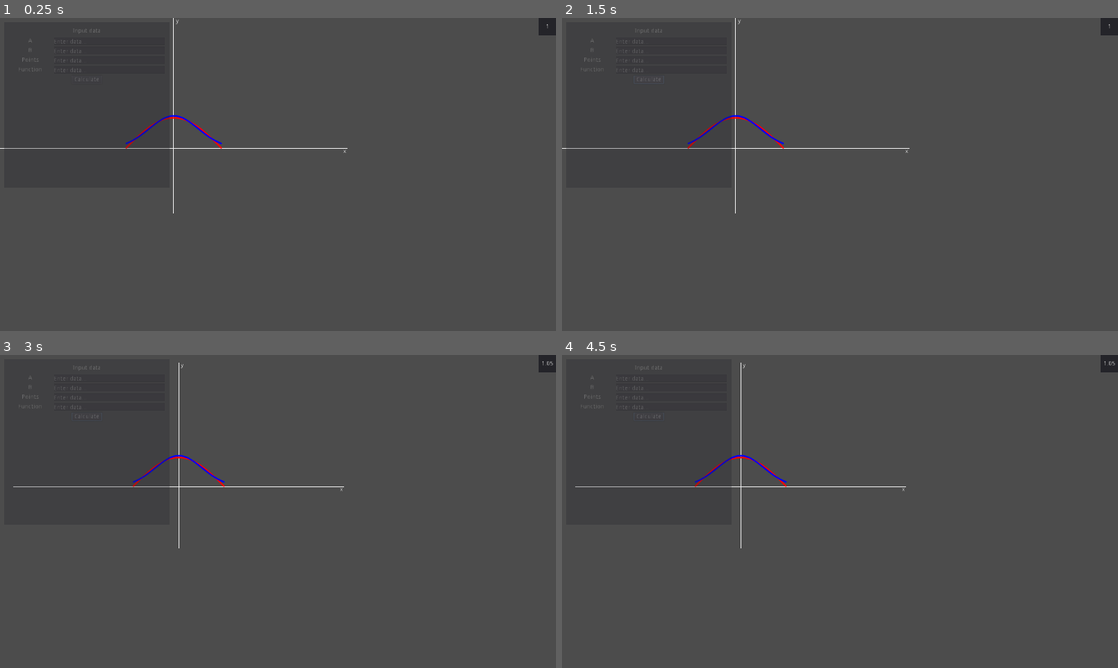
Above: before the commit, frames 1-4 (two rows, left to right).
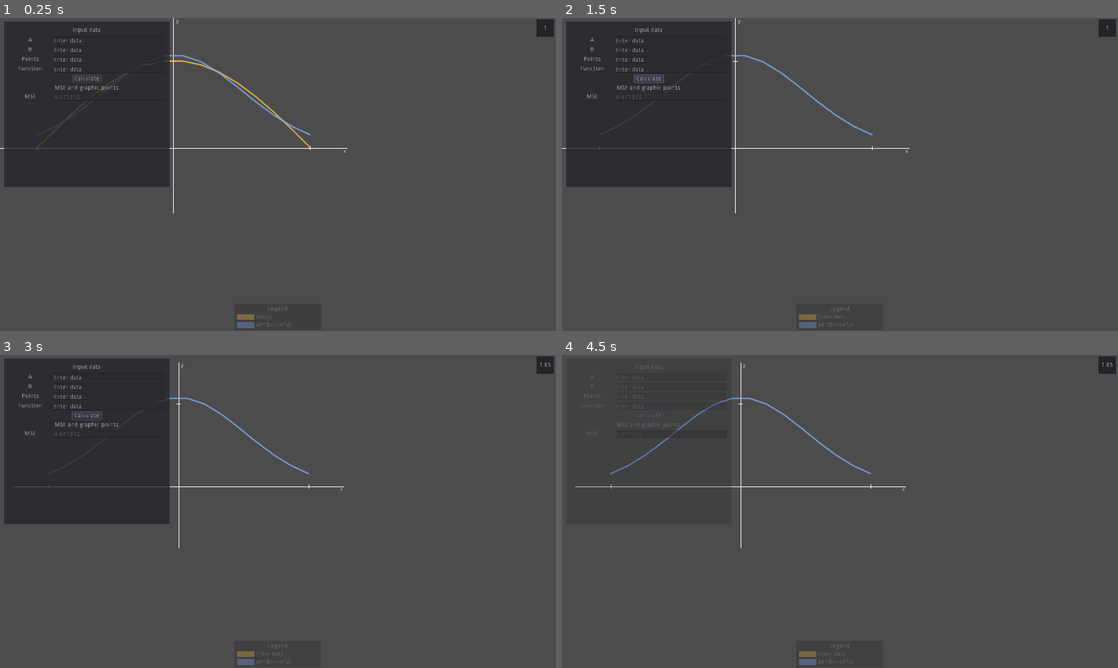
Above: after the commit, the same moments.

Repository: sviatoslav-vilkovych/modeling-physical-processes-with-exp-function
Game: Godot game, scene res://App/Scenes/App.tscn
The game is run twice, just before and just after one commit, with the same random seed, the same clock (stepped at 60 frames per second) and the same inputs.
Inputs (mouse positions are in pixels of both pictures, inside the frame that each line leads up to):
- Up to frame 1 (0.25 s): no input
- Up to frame 2 (1.5 s): click "Calculate" at 0.5 s; click "Calculate" at 1.25 s
- Up to frame 3 (3 s): click "Calculate" at 2 s; tap Enter at 2.75 s; move the mouse to (400, 495) at 2.77 s; tap Mouse wheel down (wheel_down) at 2.85 s
- Up to frame 4 (4.5 s): tap Mouse wheel up (wheel_up) at 3.05, 3.6 s; tap Space at 3.5 s; move the mouse to (728, 527) at 3.52 s; tap Mouse wheel down (wheel_down) at 3.8, 4.35 s; tap Enter at 4.25 s; move the mouse to (895, 442) at 4.27 s

The runs differ from the first frame. In frame 1, 1.3% of the frame differs, in the area x 0-100%, y 0-100%; in frame 2, 1.2%; in frame 3, 1.2%; in frame 4, 0.8%.
Error in both runs: Division By Zero in operator '/'. (res://App/Scripts/Math.gd:94)

Commit message:
Fix bug with zoom. Add MSE, legend, axis lines.

Diff:
--- a/App/Scripts/Camera2D.gd
+++ b/App/Scripts/Camera2D.gd
@@ -1,10 +1,4 @@
 extends Camera2D
-
-
-# Declare member variables here. Examples:
-# var a = 2
-# var b = "text"
-
 
 # Called when the node enters the scene tree for the first time.
 func _ready():
@@ -14,8 +8,10 @@
 # Called every frame. 'delta' is the elapsed time since the previous frame.
 func _process(_delta):
 	if Input.is_action_just_released('wheel_down'):
-			self.zoom.x += 0.05
-			self.zoom.y += 0.05
+			self.zoom.x = stepify(self.zoom.x + 0.05, 0.01)
+			self.zoom.y = stepify(self.zoom.y + 0.05, 0.01)
+			Singleton.zoom = self.zoom
 	if Input.is_action_just_released('wheel_up') and self.zoom.x > 0.05:
-			self.zoom.x -= 0.05
-			self.zoom.y -= 0.05
+			self.zoom.x = stepify(self.zoom.x - 0.05, 0.01)
+			self.zoom.y = stepify(self.zoom.y - 0.05, 0.01)
+			Singleton.zoom = self.zoom
--- a/App/Scripts/Math.gd
+++ b/App/Scripts/Math.gd
@@ -208,11 +208,11 @@
 static func actual_function(x):
 	# Actual function, we try to approximate with
 	# exponential function with three parameters.
-	if (Singleton.actual_function == "cosx"):
+	if (Singleton.actual_function == "cos(x)"):
 		return cos(x)+0.01 # 3*(x)*x+2*x-5
-	elif (Singleton.actual_function == "sinx"):
+	elif (Singleton.actual_function == "sin(x)"):
 		return sin(x)
-	elif (Singleton.actual_function == "3x^2+2x-5"):
+	elif (Singleton.actual_function == "3*x^2+2*x-5"):
 		return 3*(x)*x+2*x-5;
 
 static func multiple_matrix(a : Array, b : Array) -> Array:
--- a/App/Scripts/Plot.gd
+++ b/App/Scripts/Plot.gd
@@ -5,7 +5,7 @@
 onready var XSplitPoint;
 onready var YSplitPoint;
 
-var ScalePlot = 70
+var ScalePlot = 200
 var DataCrv = Curve2D.new()
 var ApproximationCrv = Curve2D.new()
 var NoiseRng = RandomNumberGenerator.new()
@@ -21,8 +21,6 @@
 	print("| XSplitPoint=" + String(XSplitPoint) + ", YSplitPoint=" + String(YSplitPoint));
 	self.add_child(Utility.add_plot_label("x", Vector2(ScreenSizeOnStart.x - 10, YSplitPoint)));
 	self.add_child(Utility.add_plot_label("y", Vector2(XSplitPoint + 5, 0)));
-
-
 
 	# newton
 	#newit(approximation_data, abc, data);
@@ -51,12 +49,38 @@
 		var abc = Math.calculate_approximation_plot_data_parameters(data[0], data[1], false)
 		var approximation_data = Math.generate_approximation_plot_data(data[0], abc[0], abc[1], abc[2])
 		fill_crv(ApproximationCrv, approximation_data[0], Utility.apply_y_mirror(approximation_data[1]))
-		self.update();
+		# calculate MSE
+		var mse = 0
+		for i in range(approximation_data.size()):
+			mse += pow(approximation_data[1][i] - data[1][i], 2)
+		mse = mse / approximation_data.size();
+		get_node("/root/App/CanvasLayer/Interface/Input/Panel/MarginContainer/VBoxContainer/MSE_Container/TextEdit").set_text(String(mse));
+	self.update();
 
 func _on_Plot_draw():
 	draw_axes()
+	draw_sticks()
 	draw_data_plot()
 	draw_approximation_plot()
+
+func draw_sticks():
+	draw_x_sticks();
+	draw_y_sticks();
+	pass
+
+func draw_x_sticks():
+	var starting_point = Vector2(0 + int(XSplitPoint) % int(PI/2*ScalePlot), YSplitPoint);
+	while (starting_point.x < ScreenSizeOnStart.x):
+		draw_line(Vector2(starting_point.x, starting_point.y - 5), Vector2(starting_point.x, starting_point.y + 5), Color.whitesmoke)
+		starting_point += Vector2(int(PI/2*ScalePlot), 0)
+	pass
+func draw_y_sticks():
+	var starting_point = Vector2(XSplitPoint, 0 + int(YSplitPoint) % int(ScalePlot));
+	while (starting_point.y < ScreenSizeOnStart.y):
+		draw_line(Vector2(starting_point.x - 5, starting_point.y), Vector2(starting_point.x + 5, starting_point.y), Color.whitesmoke)
+		starting_point += Vector2(0, int(ScalePlot))
+	pass
+
 
 func draw_axes():
 	# x-axis
@@ -65,11 +89,11 @@
 	draw_line(Vector2(XSplitPoint, 0), Vector2(XSplitPoint, ScreenSizeOnStart.y), Color.whitesmoke)
 
 func draw_data_plot():
-	draw_polyline(DataCrv.get_baked_points(), Color.red, 2, true);
+	draw_polyline(DataCrv.get_baked_points(), Color8(255, 199, 69, 150), 2, true);
 	pass
 
 func draw_approximation_plot():
-	draw_polyline(ApproximationCrv.get_baked_points(), Color.blue, 2, true);
+	draw_polyline(ApproximationCrv.get_baked_points(), Color8(138, 174, 255, 150), 2, true);
 	pass
 
 func fill_crv(crv : Curve2D, x : Array, y : Array):
--- a/App/Scripts/Singleton.gd
+++ b/App/Scripts/Singleton.gd
@@ -3,4 +3,6 @@
 var a = -PI/2 + 0.000001;
 var b = PI/2 - 0.000001;
 var points = 16;
-var actual_function = "cosx"
+var actual_function = "cos(x)"
+var approximation_function = "ae^(bx+cx^2)"
+var zoom = Vector2(1,1)
--- a/Interface/Scenes/Input.tscn
+++ b/Interface/Scenes/Input.tscn
@@ -1,7 +1,6 @@
-[gd_scene load_steps=4 format=2]
+[gd_scene load_steps=3 format=2]
 
 [ext_resource path="res://Interface/Scripts/TextEdit.gd" type="Script" id=1]
-[ext_resource path="res://Interface/Scripts/Panel.gd" type="Script" id=2]
 [ext_resource path="res://Interface/Scripts/Calculate_Button.gd" type="Script" id=3]
 
 [node name="Input" type="MarginContainer"]
@@ -24,7 +23,6 @@
 margin_right = 390.0
 margin_bottom = 390.0
 mouse_filter = 1
-script = ExtResource( 2 )
 
 [node name="MarginContainer" type="MarginContainer" parent="Panel"]
 anchor_right = 1.0
@@ -49,7 +47,7 @@
 "_edit_use_anchors_": false
 }
 
-[node name="Label" type="Label" parent="Panel/MarginContainer/VBoxContainer"]
+[node name="InputData_Label" type="Label" parent="Panel/MarginContainer/VBoxContainer"]
 margin_right = 360.0
 margin_bottom = 20.0
 rect_min_size = Vector2( 0, 20 )
@@ -177,9 +175,41 @@
 size_flags_horizontal = 4
 text = "Calculate"
 script = ExtResource( 3 )
-[connection signal="draw" from="Panel" to="Panel" method="_on_Panel_draw"]
-[connection signal="mouse_entered" from="Panel" to="Panel" method="_on_Panel_mouse_entered"]
-[connection signal="mouse_exited" from="Panel" to="Panel" method="_on_Panel_mouse_exited"]
+
+[node name="Label" type="Label" parent="Panel/MarginContainer/VBoxContainer"]
+margin_top = 136.0
+margin_right = 360.0
+margin_bottom = 150.0
+text = "MSE and graphic points"
+align = 1
+
+[node name="MSE_Container" type="HBoxContainer" parent="Panel/MarginContainer/VBoxContainer"]
+margin_top = 154.0
+margin_right = 360.0
+margin_bottom = 172.0
+rect_min_size = Vector2( 0, 18 )
+size_flags_horizontal = 3
+__meta__ = {
+"_edit_use_anchors_": false
+}
+
+[node name="Label" type="Label" parent="Panel/MarginContainer/VBoxContainer/MSE_Container"]
+margin_right = 100.0
+margin_bottom = 18.0
+rect_min_size = Vector2( 100, 18 )
+size_flags_vertical = 0
+text = "MSE"
+align = 1
+valign = 1
+
+[node name="TextEdit" type="TextEdit" parent="Panel/MarginContainer/VBoxContainer/MSE_Container"]
+margin_left = 104.0
+margin_right = 360.0
+margin_bottom = 18.0
+size_flags_horizontal = 3
+size_flags_vertical = 3
+readonly = true
+script = ExtResource( 1 )
 [connection signal="focus_entered" from="Panel/MarginContainer/VBoxContainer/StartPoint_Container/TextEdit" to="Panel/MarginContainer/VBoxContainer/StartPoint_Container/TextEdit" method="_on_TextEdit_focus_entered"]
 [connection signal="focus_exited" from="Panel/MarginContainer/VBoxContainer/StartPoint_Container/TextEdit" to="Panel/MarginContainer/VBoxContainer/StartPoint_Container/TextEdit" method="_on_TextEdit_focus_exited"]
 [connection signal="focus_entered" from="Panel/MarginContainer/VBoxContainer/EndPoint_Container/TextEdit" to="Panel/MarginContainer/VBoxContainer/EndPoint_Container/TextEdit" method="_on_TextEdit_focus_entered"]
@@ -189,3 +219,5 @@
 [connection signal="focus_entered" from="Panel/MarginContainer/VBoxContainer/Function_Container/TextEdit" to="Panel/MarginContainer/VBoxContainer/Function_Container/TextEdit" method="_on_TextEdit_focus_entered"]
 [connection signal="focus_exited" from="Panel/MarginContainer/VBoxContainer/Function_Container/TextEdit" to="Panel/MarginContainer/VBoxContainer/Function_Container/TextEdit" method="_on_TextEdit_focus_exited"]
 [connection signal="pressed" from="Panel/MarginContainer/VBoxContainer/Calculate_Button" to="Panel/MarginContainer/VBoxContainer/Calculate_Button" method="_on_Calculate_Button_pressed"]
+[connection signal="focus_entered" from="Panel/MarginContainer/VBoxContainer/MSE_Container/TextEdit" to="Panel/MarginContainer/VBoxContainer/MSE_Container/TextEdit" method="_on_TextEdit_focus_entered"]
+[connection signal="focus_exited" from="Panel/MarginContainer/VBoxContainer/MSE_Container/TextEdit" to="Panel/MarginContainer/VBoxContainer/MSE_Container/TextEdit" method="_on_TextEdit_focus_exited"]
--- a/Interface/Scenes/Interface.tscn
+++ b/Interface/Scenes/Interface.tscn
@@ -1,19 +1,37 @@
-[gd_scene load_steps=4 format=2]
+[gd_scene load_steps=6 format=2]
 
 [ext_resource path="res://Interface/Scenes/Input.tscn" type="PackedScene" id=1]
 [ext_resource path="res://Interface/Scenes/Captions.tscn" type="PackedScene" id=2]
 [ext_resource path="res://Interface/Scenes/Zoom.tscn" type="PackedScene" id=3]
+[ext_resource path="res://Interface/Scenes/Legend.tscn" type="PackedScene" id=4]
+[ext_resource path="res://Interface/Scripts/Fader.gd" type="Script" id=5]
 
 [node name="Interface" type="Control"]
 anchor_right = 1.0
 anchor_bottom = 1.0
+margin_top = -1.7818
+margin_bottom = -1.7818
 __meta__ = {
 "_edit_use_anchors_": false
 }
 
 [node name="Input" parent="." instance=ExtResource( 1 )]
+script = ExtResource( 5 )
 
 [node name="Captions" parent="." instance=ExtResource( 2 )]
 visible = false
 
 [node name="Zoom" parent="." instance=ExtResource( 3 )]
+
+[node name="Legend" parent="." instance=ExtResource( 4 )]
+anchor_top = 1.0
+anchor_bottom = 1.0
+margin_left = -100.0
+margin_top = -60.0
+margin_right = 100.0
+margin_bottom = 0.0
+script = ExtResource( 5 )
+[connection signal="mouse_entered" from="Input" to="Input" method="_on_Container_mouse_entered"]
+[connection signal="mouse_exited" from="Input" to="Input" method="_on_Container_mouse_exited"]
+[connection signal="mouse_entered" from="Legend" to="Legend" method="_on_Container_mouse_entered"]
+[connection signal="mouse_exited" from="Legend" to="Legend" method="_on_Container_mouse_exited"]
--- /dev/null
+++ b/Interface/Scenes/Legend.tscn
@@ -0,0 +1,118 @@
+[gd_scene load_steps=2 format=2]
+
+[ext_resource path="res://Interface/Scripts/LegendLabelUpdater.gd" type="Script" id=1]
+
+[node name="Legend" type="MarginContainer"]
+anchor_left = 0.5
+anchor_top = 0.5
+anchor_right = 0.5
+anchor_bottom = 0.5
+margin_left = -640.0
+margin_top = -360.0
+margin_right = -440.0
+margin_bottom = -300.0
+rect_min_size = Vector2( 200, 60 )
+mouse_filter = 1
+size_flags_horizontal = 3
+size_flags_vertical = 3
+custom_constants/margin_right = 0
+custom_constants/margin_top = 0
+custom_constants/margin_left = 0
+custom_constants/margin_bottom = 0
+__meta__ = {
+"_edit_use_anchors_": false
+}
+
+[node name="Panel" type="Panel" parent="."]
+margin_right = 200.0
+margin_bottom = 60.0
+mouse_filter = 1
+size_flags_horizontal = 3
+size_flags_vertical = 3
+
+[node name="MarginContainer" type="MarginContainer" parent="Panel"]
+anchor_right = 1.0
+anchor_bottom = 1.0
+margin_right = -1.0
+mouse_filter = 1
+size_flags_horizontal = 3
+size_flags_vertical = 3
+custom_constants/margin_right = 5
+custom_constants/margin_top = 5
+custom_constants/margin_left = 5
+custom_constants/margin_bottom = 5
+__meta__ = {
+"_edit_use_anchors_": false
+}
+
+[node name="VBoxContainer" type="VBoxContainer" parent="Panel/MarginContainer"]
+margin_left = 5.0
+margin_top = 5.0
+margin_right = 194.0
+margin_bottom = 55.0
+size_flags_horizontal = 3
+size_flags_vertical = 3
+__meta__ = {
+"_edit_use_anchors_": false
+}
+
+[node name="Legend_Label" type="Label" parent="Panel/MarginContainer/VBoxContainer"]
+margin_right = 189.0
+margin_bottom = 14.0
+mouse_filter = 1
+size_flags_horizontal = 3
+size_flags_vertical = 6
+text = "Legend"
+align = 1
+valign = 1
+__meta__ = {
+"_edit_use_anchors_": false
+}
+
+[node name="ActualFuncLegend_Container" type="HBoxContainer" parent="Panel/MarginContainer/VBoxContainer"]
+margin_top = 18.0
+margin_right = 189.0
+margin_bottom = 32.0
+size_flags_horizontal = 3
+__meta__ = {
+"_edit_use_anchors_": false
+}
+
+[node name="ColorRect" type="ColorRect" parent="Panel/MarginContainer/VBoxContainer/ActualFuncLegend_Container"]
+margin_right = 40.0
+margin_bottom = 14.0
+rect_min_size = Vector2( 40, 14 )
+mouse_filter = 1
+color = Color( 1, 0.780392, 0.270588, 1 )
+
+[node name="ActualFunctionLabel" type="Label" parent="Panel/MarginContainer/VBoxContainer/ActualFuncLegend_Container"]
+margin_left = 44.0
+margin_right = 171.0
+margin_bottom = 14.0
+mouse_filter = 1
+text = "Base function name"
+script = ExtResource( 1 )
+
+[node name="ApproxFuncLegend_Container" type="HBoxContainer" parent="Panel/MarginContainer/VBoxContainer"]
+margin_top = 36.0
+margin_right = 189.0
+margin_bottom = 50.0
+size_flags_horizontal = 3
+__meta__ = {
+"_edit_use_anchors_": false
+}
+
+[node name="ColorRect" type="ColorRect" parent="Panel/MarginContainer/VBoxContainer/ApproxFuncLegend_Container"]
+margin_right = 40.0
+margin_bottom = 14.0
+rect_min_size = Vector2( 40, 14 )
+mouse_filter = 1
+color = Color( 0.541176, 0.682353, 1, 1 )
+
+[node name="ApproxFuncLabel" type="Label" parent="Panel/MarginContainer/VBoxContainer/ApproxFuncLegend_Container"]
+margin_left = 44.0
+margin_right = 171.0
+margin_bottom = 14.0
+mouse_filter = 1
+text = "Base function name"
+script = ExtResource( 1 )
--- /dev/null
+++ b/Interface/Scenes/LegendItem_Container.tscn
@@ -0,0 +1,23 @@
+[gd_scene format=2]
+
+[node name="Legend_Container" type="HBoxContainer"]
+margin_top = 136.0
+margin_right = 360.0
+margin_bottom = 136.0
+size_flags_horizontal = 3
+__meta__ = {
+"_edit_use_anchors_": false
+}
+
+[node name="ColorRect" type="ColorRect" parent="."]
+margin_right = 40.0
+margin_bottom = 14.0
+rect_min_size = Vector2( 40, 14 )
+mouse_filter = 1
+
+[node name="Label" type="Label" parent="."]
+margin_left = 44.0
+margin_right = 171.0
+margin_bottom = 14.0
+mouse_filter = 1
+text = "Base function name"
--- a/Interface/Scenes/Zoom.tscn
+++ b/Interface/Scenes/Zoom.tscn
@@ -5,16 +5,25 @@
 [node name="Zoom" type="MarginContainer"]
 anchor_left = 1.0
 anchor_right = 1.0
-margin_left = -40.0
-margin_bottom = 40.0
+margin_left = -50.0
+margin_bottom = 50.0
+custom_constants/margin_right = 5
+custom_constants/margin_top = 5
+custom_constants/margin_left = 5
+custom_constants/margin_bottom = 5
+__meta__ = {
+"_edit_use_anchors_": false
+}
 
 [node name="Panel" type="Panel" parent="."]
-margin_right = 40.0
-margin_bottom = 40.0
+margin_left = 5.0
+margin_top = 5.0
+margin_right = 45.0
+margin_bottom = 45.0
 
 [node name="CenterContainer" type="CenterContainer" parent="Panel"]
-margin_right = 40.0
-margin_bottom = 40.0
+anchor_right = 1.0
+anchor_bottom = 1.0
 __meta__ = {
 "_edit_use_anchors_": false
 }
--- /dev/null
+++ b/Interface/Scripts/Fader.gd
@@ -0,0 +1,28 @@
+extends MarginContainer
+
+var VisibilityTween : Tween
+
+# Called when the node enters the scene tree for the first time.
+func _ready():
+	VisibilityTween = get_node("/root/App/Tween/");
+	_on_Container_mouse_exited()
+
+func is_mouse_within_container() -> bool:
+	# trying to overcome problem with entering children nodes triggering this event
+	var mouse_position = get_viewport().get_mouse_position();
+	var container_lefttop_position = self.get_position()
+	var container_rightbottom_position = container_lefttop_position + self.get_size()
+	return (mouse_position.x < container_rightbottom_position.x && mouse_position.x > container_lefttop_position.x) && (mouse_position.y < container_rightbottom_position.y && mouse_position.y > container_lefttop_position.y)
+
+func _on_Container_mouse_entered():
+	# same problem with false-invocing
+	if (self.get_modulate().a > 0.5):
+		return
+	VisibilityTween.interpolate_property(self, "modulate:a", 0.3, 0.95, 0.3, Tween.TRANS_QUAD, Tween.EASE_OUT)
+	VisibilityTween.start()
+
+func _on_Container_mouse_exited():
+	if (is_mouse_within_container()):
+		return
+	VisibilityTween.interpolate_property(self, "modulate:a", 0.95, 0.3, 0.3, Tween.TRANS_QUAD, Tween.EASE_OUT)
+	VisibilityTween.start()
--- /dev/null
+++ b/Interface/Scripts/LegendLabelUpdater.gd
@@ -0,0 +1,20 @@
+extends Label
+
+
+# Declare member variables here. Examples:
+# var a = 2
+# var b = "text"
+
+
+# Called when the node enters the scene tree for the first time.
+func _ready():
+	if (self.name == "ApproxFuncLabel"):
+		self.set_text(Singleton.approximation_function)
+
+
+var cached_actual_function = ""
+# Called every frame. 'delta' is the elapsed time since the previous frame.
+func _process(delta):
+	if (self.name != "ApproxFuncLabel" && Singleton.actual_function != cached_actual_function):
+		cached_actual_function = Singleton.actual_function;
+		self.set_text(cached_actual_function);
--- a/Interface/Scripts/Panel.gd
+++ /dev/null
@@ -1,29 +0,0 @@
-extends Panel
-
-var VisibilityTween : Tween
-
-# Called when the node enters the scene tree for the first time.
-func _ready():
-	VisibilityTween = get_node("/root/App/Tween/");
-	_on_Panel_mouse_exited()
-
-func _on_Panel_mouse_entered():
-	# same problem with false-invocing
-	if (self.get_modulate().a > 0.5):
-		return
-	VisibilityTween.interpolate_property(self, "modulate:a", 0.3, 0.9, 0.3, Tween.TRANS_QUAD, Tween.EASE_OUT)
-	VisibilityTween.start()
-
-
-func _on_Panel_mouse_exited():
-	if (is_mouse_within_panel()):
-		return
-	VisibilityTween.interpolate_property(self, "modulate:a", 0.9, 0.3, 0.3, Tween.TRANS_QUAD, Tween.EASE_OUT)
-	VisibilityTween.start()
-
-func is_mouse_within_panel() -> bool:
-	# trying to overcome problem with entering children nodes triggering this event
-	var mouse_position = get_viewport().get_mouse_position();
-	var panel_lefttop_position = self.get_position()
-	var panel_rightbottom_position = panel_lefttop_position + self.get_size()
-	return (mouse_position.x < panel_rightbottom_position.x && mouse_position.x > panel_lefttop_position.x) && (mouse_position.y < panel_rightbottom_position.y && mouse_position.y > panel_lefttop_position.y)
